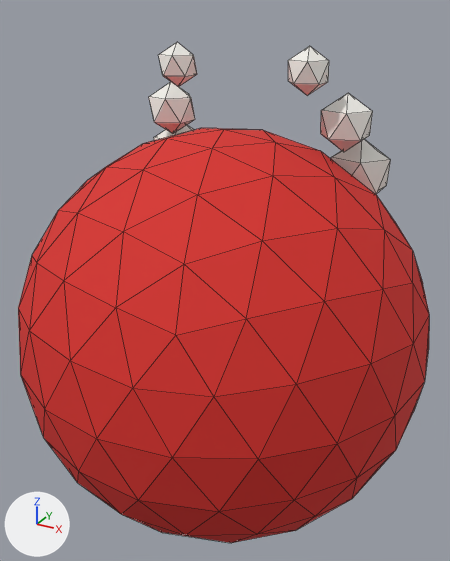
A saved change to the FBX model Assets/_Project/Art/City/Characters/CH_Topik_T5.fbx.
Before and after are seen from a 50 mm camera at (0.678, -1.227, 0.75) aimed at (-0.005, 0.013, 0.129). Arrows for +X, +Y and +Z are at lower left; the lights stay in place. The first picture is the older version. Mesh edges are drawn as thin lines. Where no turn or scale is listed for an object, it has been applied to the vertices. Vertices at exactly the same position are counted once.

Names of what the first picture shows: 'CH_Topik_T5'.
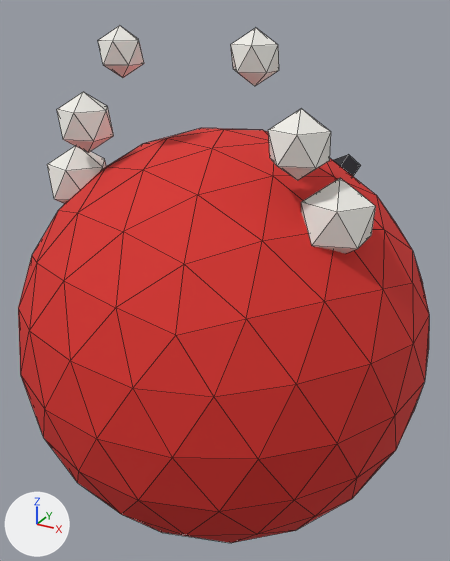
The change, as a list of edits to the scene's bpy script:
```text
Change me_ch_topik_t5:
    used by ob_ch_topik_t5; location = (0.0, 0.0, 0.0)
    remove me_ch_topik_t5.from_pydata(...)  # 412 vertices, 540 faces; spans x -0.5..0.5, y -0.5..0.51, z -0.5..0.675
    add me_ch_topik_t5.from_pydata(...)  # 412 vertices, 540 faces; spans x -0.5..0.5, y -0.5..0.51, z -0.5..0.716
    me_ch_topik_t5 part 1: the loose piece of 12 vertices spanning x -0.323..-0.18, y 0.143..0.279, z 0.311..0.471 is moved by (-0.065, -0.339, -0.012)
    me_ch_topik_t5 part 2: the loose piece of 12 vertices spanning x -0.289..-0.173, y 0.089..0.2, z 0.447..0.577 is moved by (-0.018, -0.312, 0.008)
    me_ch_topik_t5 part 3: the loose piece of 12 vertices spanning x -0.208..-0.119, y 0.03..0.115, z 0.575..0.675 is moved by (0.013, -0.228, 0.041)
    me_ch_topik_t5 part 4: the loose piece of 12 vertices spanning x 0.18..0.323, y 0.143..0.279, z 0.311..0.471 is moved by (0.065, -0.339, -0.012)
    me_ch_topik_t5 part 5: the loose piece of 12 vertices spanning x 0.173..0.289, y 0.089..0.2, z 0.447..0.577 is moved by (0.018, -0.312, 0.008)
    me_ch_topik_t5 part 6: the loose piece of 12 vertices spanning x 0.119..0.208, y 0.03..0.115, z 0.575..0.675 is moved by (-0.013, -0.228, 0.041)
```

Pixel boxes (x1, y1, x2, y2) of what changed, in the pictures (450 x 561 px; the box of a moved part takes in the faces that stretch with it):
'CH_Topik_T5', reshaped
    before: (18, 42, 429, 543)
    after: (18, 25, 429, 543)
part 1 of me_ch_topik_t5, moved or reshaped (mostly hidden before)
    before: (154, 125, 194, 140)
    after: (47, 146, 106, 204)
part 2 of me_ch_topik_t5, moved or reshaped
    before: (149, 82, 195, 134)
    after: (57, 92, 114, 153)
part 3 of me_ch_topik_t5, moved or reshaped
    before: (158, 42, 197, 87)
    after: (98, 25, 144, 78)
part 4 of me_ch_topik_t5, moved or reshaped
    before: (331, 139, 391, 194)
    after: (301, 178, 376, 254)
part 5 of me_ch_topik_t5, moved or reshaped
    before: (321, 93, 373, 152)
    after: (268, 109, 331, 180)
part 6 of me_ch_topik_t5, moved or reshaped
    before: (288, 46, 329, 95)
    after: (231, 28, 279, 86)
